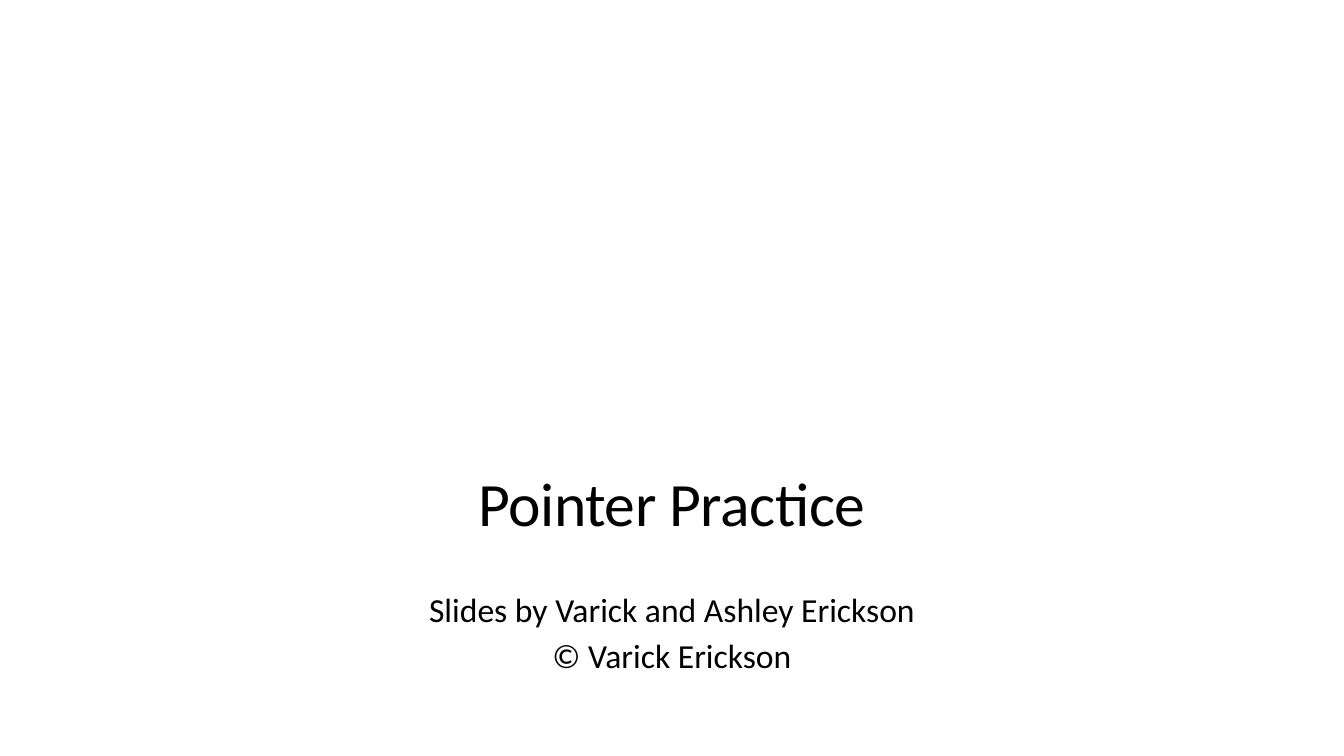
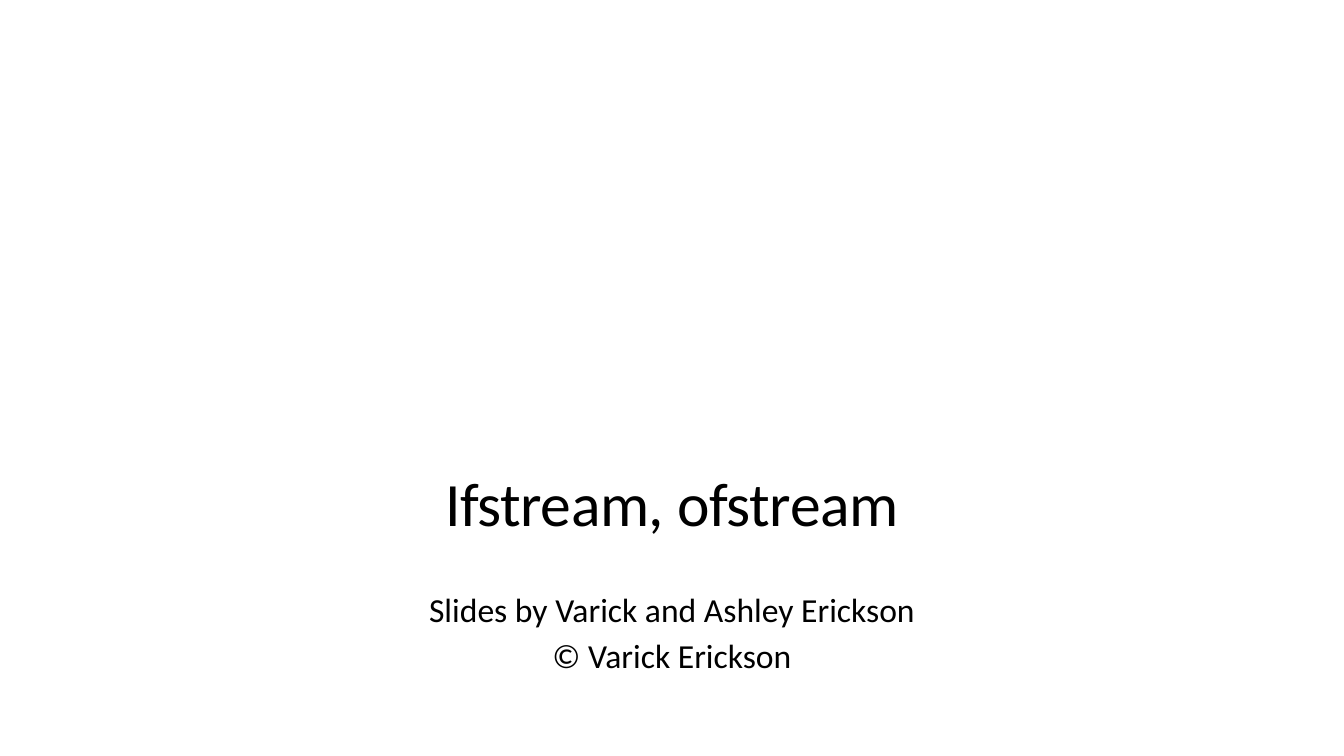
Before and after one commit to JimmyKePeng/Bootcamp-Repository, a slide deck: slide 1 of - Slides/CS301_Bootcamp_Pointers.pptx. Drawn at 1344x756 pixels with LibreOffice and Linux fonts; fonts in the diff are those of the drawing; background and template pictures are left out. Boxes give left, top, right and bottom in pixels: in the first picture for what was removed or moved away, otherwise in the second. Text is boxed around its words. In the diff, an @@ line names an element or a change of style, - is before the commit and + after.

```diff
--- a/- Slides/CS301_Bootcamp_Pointers.pptx
+++ b/- Slides/CS301_Bootcamp_Pointers.pptx
@@ title at [445,483,898,534]: text changed @@
-Pointer Practice
+Ifstream, ofstream
```
Also in this commit, not shown: 1 other slide changed, 1 other file.
